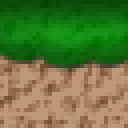
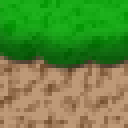
Comparing the layer stacks of the two w=128, h=128 images. Changes:
pixels changed over [0, 0, 128, 40] (layer not identified)
